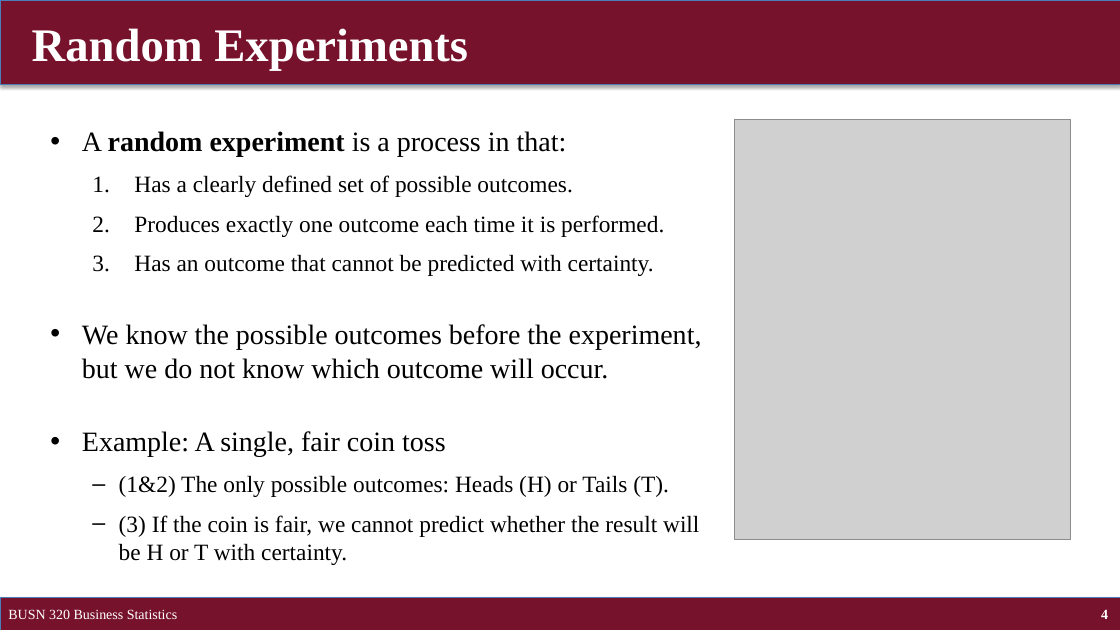
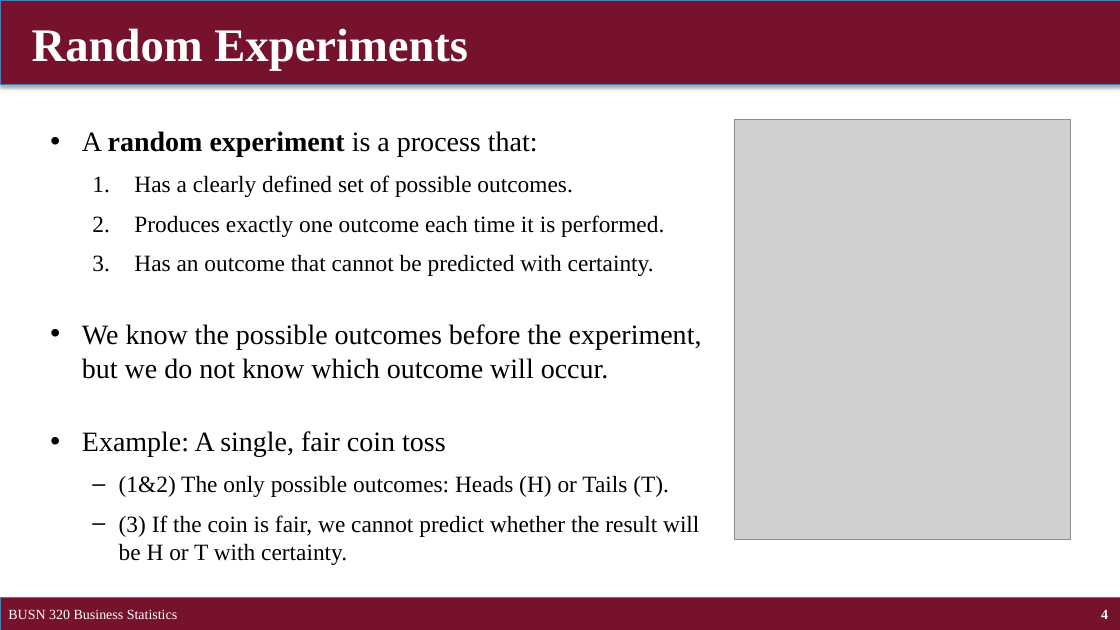
Before and after one commit to brianhwpark/brianhwpark.github.io, a slide deck: slide 4 of files/teaching-resources/concordiacollege-busn-320/busn-320-lecture-note/busn320-ch04.pptx. Drawn at 1120x630 pixels with LibreOffice and Linux fonts; fonts in the diff are those of the drawing; grey boxes stand for pictures. Boxes give left, top, right and bottom in pixels: in the first picture for what was removed or moved away, otherwise in the second. Text is boxed around its words. In the diff, an @@ line names an element or a change of style, - is before the commit and + after.

```diff
--- a/files/teaching-resources/concordiacollege-busn-320/busn-320-lecture-note/busn320-ch04.pptx
+++ b/files/teaching-resources/concordiacollege-busn-320/busn-320-lecture-note/busn320-ch04.pptx
@@ text at (82,131,538,157): text changed @@
-• A random experiment is a process in that:
+• A random experiment is a process that:
```
Also in this commit, not shown: 1 other slide changed, 7 other files.
